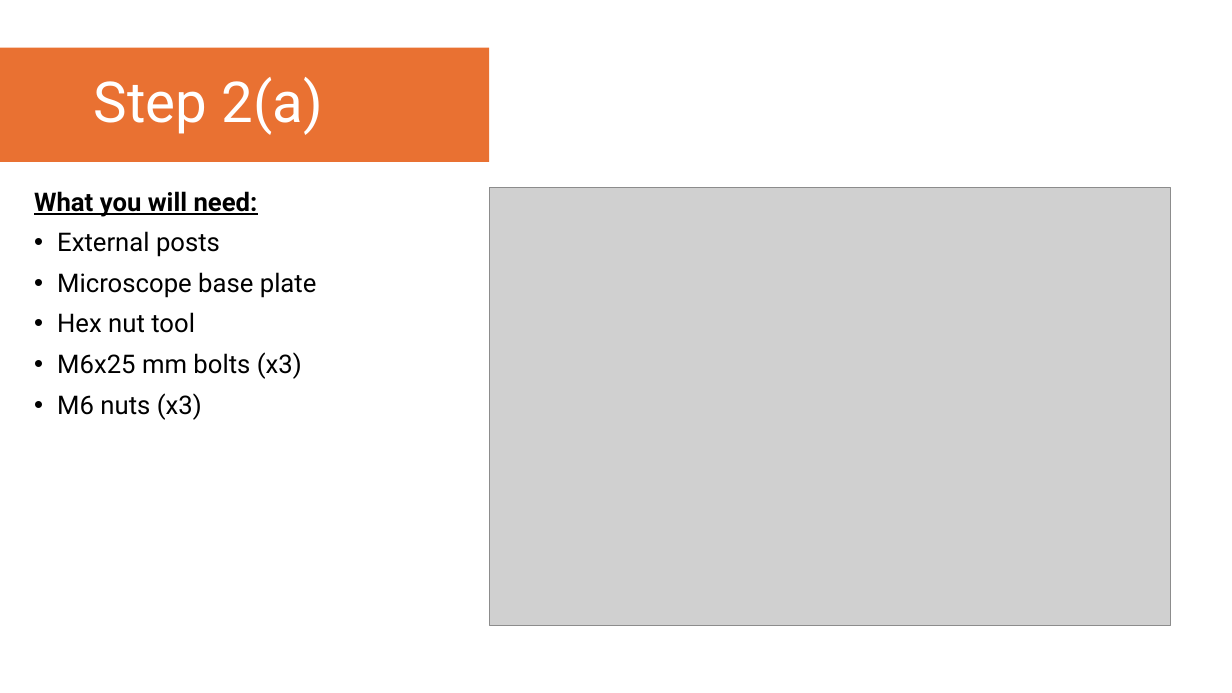
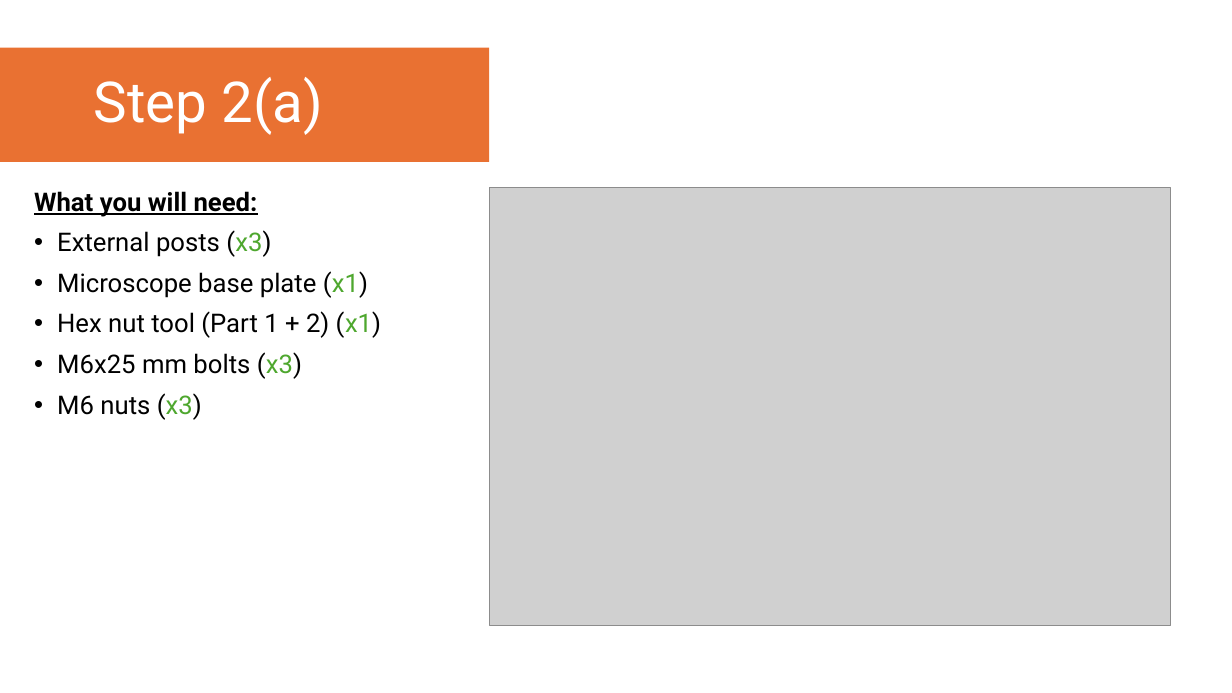
Before and after one commit to YoItsLewis/Open-Fourier-Ptychographic-Microscopy, a slide deck: slide 6 of Assembly Instructions/OpenFPM - Illuminator Assembly Instructions.pptx. Drawn at 1232x693 pixels with LibreOffice and Linux fonts; fonts in the diff are those of the drawing; grey boxes stand for pictures. Boxes give left, top, right and bottom in pixels: in the first picture for what was removed or moved away, otherwise in the second. Text is boxed around its words. In the diff, an @@ line names an element or a change of style, - is before the commit and + after.

Commit message:
Updated 3D Printed Files and Assembly Instructions
I have updated some of the 3D printed files and added microscope and electronic assembly instructions, and updated the illuminator assembly instructions.

```diff
--- a/Assembly Instructions/OpenFPM - Illuminator Assembly Instructions.pptx
+++ b/Assembly Instructions/OpenFPM - Illuminator Assembly Instructions.pptx
@@ text at <box>57,230,381,338</box>: text changed @@
-• External posts
-• Microscope base plate
-• Hex nut tool
+• External posts (x3)
+• Microscope base plate (x1)
+• Hex nut tool (Part 1 + 2) (x1)
@@ text at <box>57,352,302,420</box>: text colour #000000 to #4EA72E in "(x3)", "(x3)" @@
```
Also in this commit, not shown: 20 other slides changed, 3 slides removed, 31 other files.
